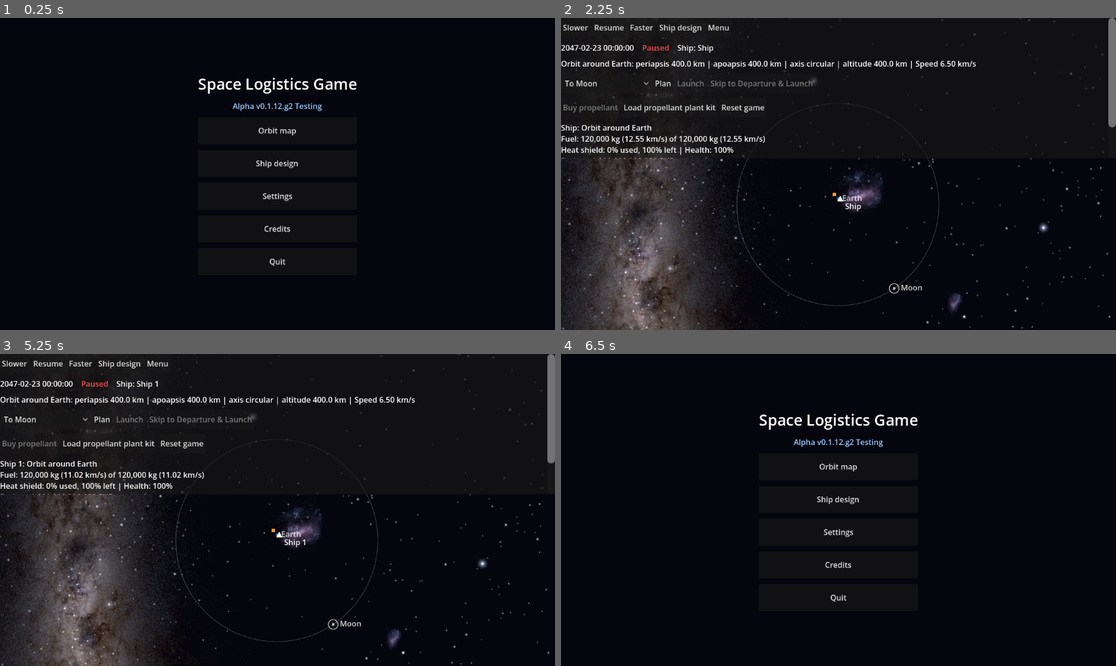
Above: before the commit, frames 1-4 (two rows, left to right).
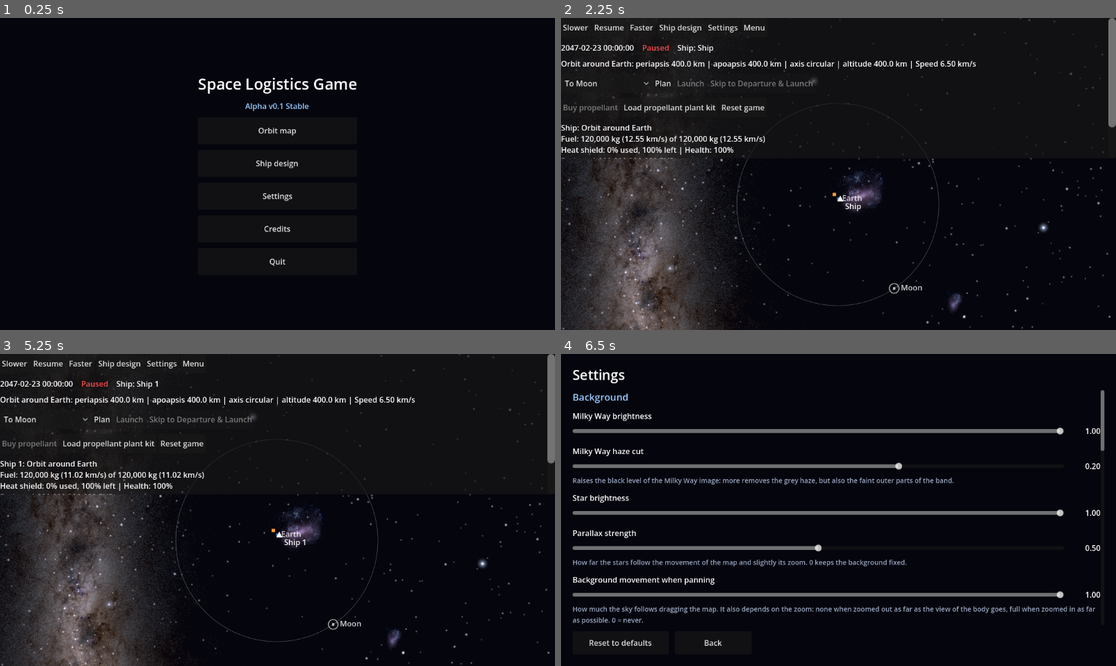
Above: after the commit, the same moments.

Repository: jonmakescars/asteroid-miner
Game: Godot game, scene res://menu.tscn
The game is run twice, just before and just after one commit, with the same random seed, the same clock (stepped at 60 frames per second) and the same inputs.
Inputs (mouse positions are in pixels of both pictures, inside the frame that each line leads up to):
- Up to frame 1 (0.25 s): no input
- Up to frame 2 (2.25 s): click "Settings" at 0.5 s; click "Back" at 1.25 s; click "Orbit map" at 2 s
- Up to frame 3 (5.25 s): click "Menu" at 2.75 s; click "Ship design" at 3.5 s; click "Menu" at 4.25 s; click "Orbit map" at 5 s
- Up to frame 4 (6.5 s): click (721, 363) at 5.75 s, where only the run after the commit has a clickable "Settings"

The runs differ from the first frame. In frame 1, 0.2% of the frame differs, in the area x 41-59%, y 27-30%; in frame 2, 0.1%; in frame 3, 0.1%; in frame 4, 9.5%, in the area x 2-98%, y 4-94%.

Commit message:
Alpha Version 0.1 (0.1.12.h) - Stable Release for General Testing

Diff:
--- a/scripts/menu_view.gd
+++ b/scripts/menu_view.gd
@@ -2,7 +2,8 @@
 ## Start menu: opens the prototype screens.
 
 const MOBILE_UI_SCALE := 2.0
-const BUILD_LABEL := "Alpha v0.1.12.g2 Testing"   # shown in the menu; update it with every new build
+const BUILD_LABEL := "Alpha v0.1 Stable"   # shown in the menu; update it with every new build
+const MENU_SCENE_PATH := "res://menu.tscn"
 const ENTRIES := [
 	["Orbit map", "res://main.tscn"],
 	["Ship design", "res://ship_design.tscn"],
@@ -17,6 +18,7 @@
 	RenderingServer.set_default_clear_color(Color(0.02, 0.02, 0.05))
 	UserSettings.apply_text_scale(self)
 	UserSettings.apply_display()
+	UserSettings.settings_return = MENU_SCENE_PATH
 	var centre := CenterContainer.new()
 	centre.set_anchors_preset(Control.PRESET_FULL_RECT)
 	add_child(centre)
--- a/scripts/settings_view.gd
+++ b/scripts/settings_view.gd
@@ -95,8 +95,15 @@
 	var back_button := Button.new()
 	back_button.text = "Back"
 	back_button.custom_minimum_size = Vector2(160, 48)
-	back_button.pressed.connect(func() -> void: get_tree().change_scene_to_file(MENU_SCENE))
+	back_button.pressed.connect(_on_back)
 	buttons.add_child(back_button)
+
+
+## Back: to the screen Settings was opened from (the orbit map or the menu).
+func _on_back() -> void:
+	var target := UserSettings.settings_return
+	UserSettings.settings_return = MENU_SCENE
+	get_tree().change_scene_to_file(target)
 
 
 func _exit_tree() -> void:
--- a/scripts/top_bar.gd
+++ b/scripts/top_bar.gd
@@ -12,6 +12,7 @@
 const SCREENS := [
 	["Map", "res://main.tscn"],
 	["Ship design", "res://ship_design.tscn"],
+	["Settings", "res://settings.tscn"],
 	["Menu", "res://menu.tscn"],
 ]
 
@@ -57,7 +58,10 @@
 	for screen in SCREENS:
 		var path: String = screen[1]
 		if path != current_scene:
-			var button := _add_button(row, screen[0], func() -> void: navigate.emit(path))
+			var button := _add_button(row, screen[0], func() -> void:
+				if path == "res://settings.tscn":
+					UserSettings.settings_return = current_scene   # (the Back button of Settings then returns here)
+				navigate.emit(path))
 			if path == "res://ship_design.tscn":
 				design_button = button
 				button.visible = false
--- a/scripts/user_settings.gd
+++ b/scripts/user_settings.gd
@@ -39,6 +39,7 @@
 	"course": [Color(0.4, 0.9, 1.0), Color(0.34, 0.71, 0.91)],
 }
 
+static var settings_return := "res://menu.tscn"   # the screen the Back button of the Settings screen goes to
 static var _values: Dictionary = {}
 static var _loaded := false
 static var _listeners: Array = []
Not shown, changed: data/DATA_NOTES.md
Not shown, removed: step12g2-complete.zip
Not shown, added: v0.1-stable-complete.zip
